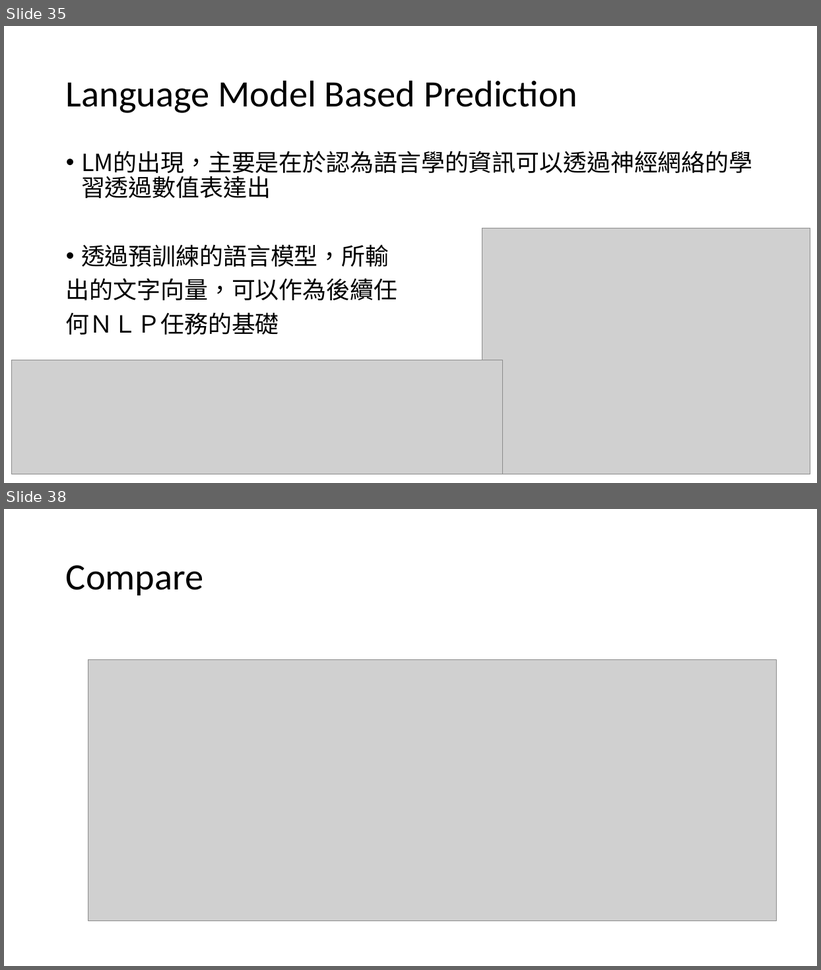
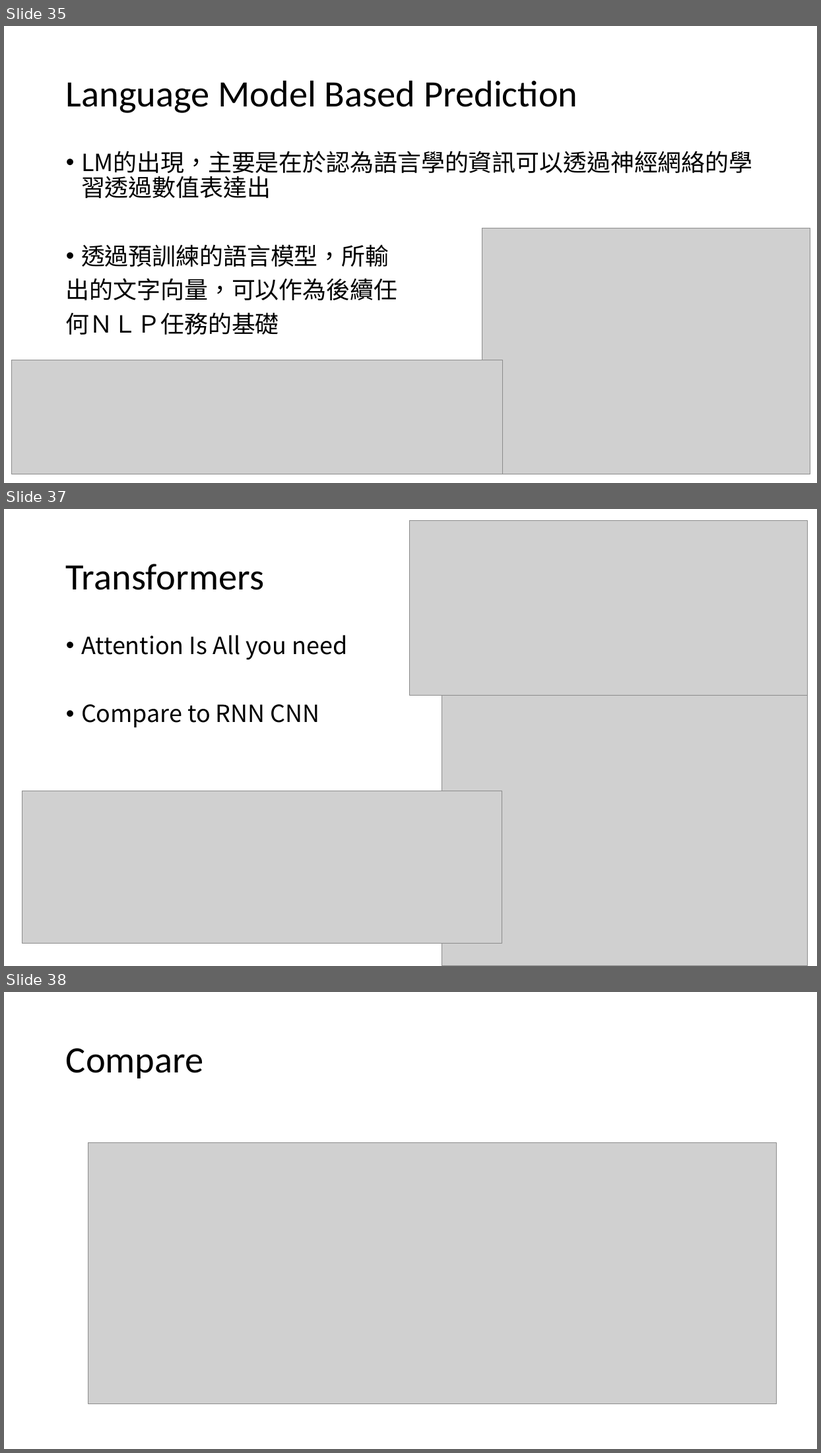
Before and after one commit to aron3312/embedding2lm, a slide deck: FromEmbeddingToLM.pptx. Shown one above the other, each under a label of ours: slides 35 and 38 before the commit, slides 35, 37 and 38 after it; the slides between them are not shown. The pictures are 821x970 and 821x1453 pixels, drawn with LibreOffice and Linux fonts; fonts in the diff are those of the drawing; grey boxes stand for pictures. Boxes give left, top, right and bottom in pixels: in the first picture for what was removed or moved away, otherwise in the second. Text is boxed around its words. In the diff, an @@ line names an element or a change of style, - is before the commit and + after.

```diff
--- a/FromEmbeddingToLM.pptx
+++ b/FromEmbeddingToLM.pptx
@@ slide 37 added at (x1=4, y1=509, x2=817, y2=966), background #FFFFFF @@
@@ picture added at (x1=410, y1=521, x2=807, y2=696) @@
@@ title added at (x1=66, y1=564, x2=264, y2=590), 44 pt, text #000000 @@
+Transformers
@@ text added at (x1=81, y1=635, x2=348, y2=728), 28 pt, text #000000 @@
+• Attention Is All you need
+• Compare to RNN CNN
@@ picture added at (x1=442, y1=686, x2=807, y2=966) @@
@@ picture added at (x1=22, y1=791, x2=502, y2=944) @@
```
Also in this commit, not shown: 1 slide changed, 3 other slides added, 1 slide removed, 3 other files.
